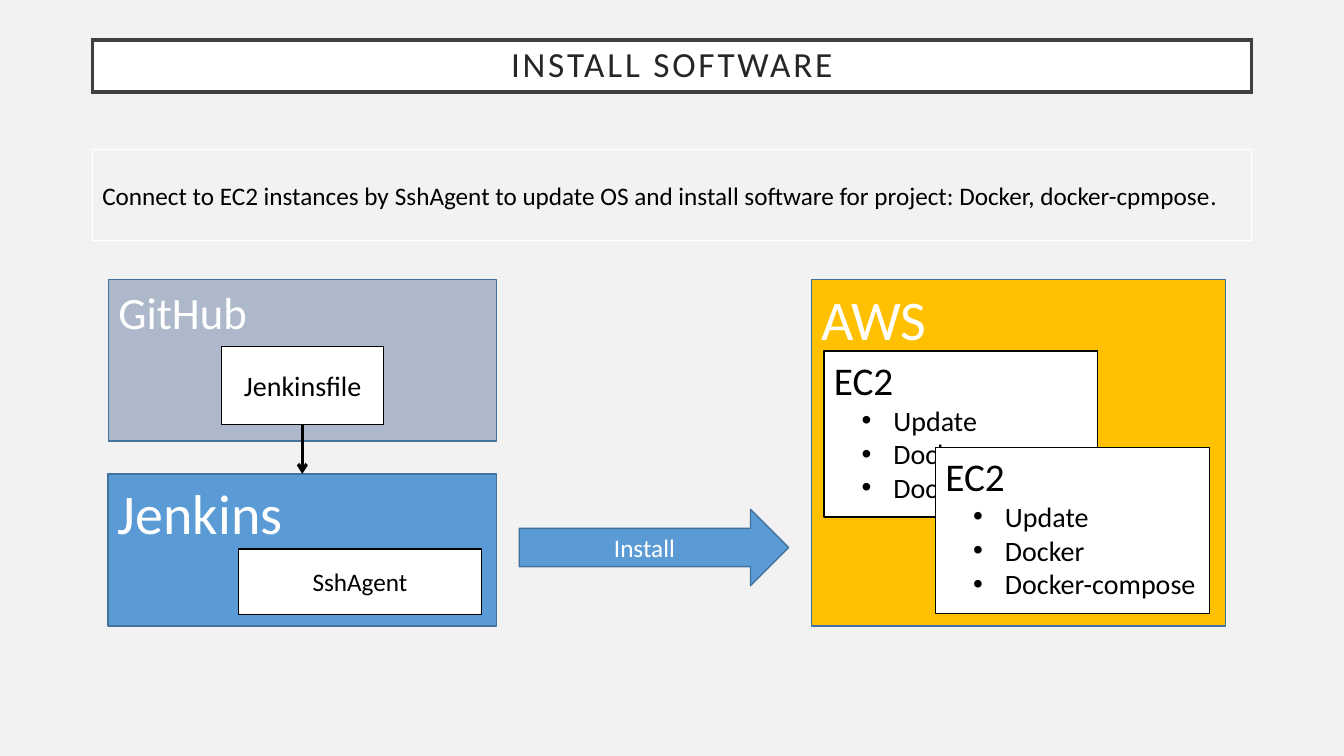
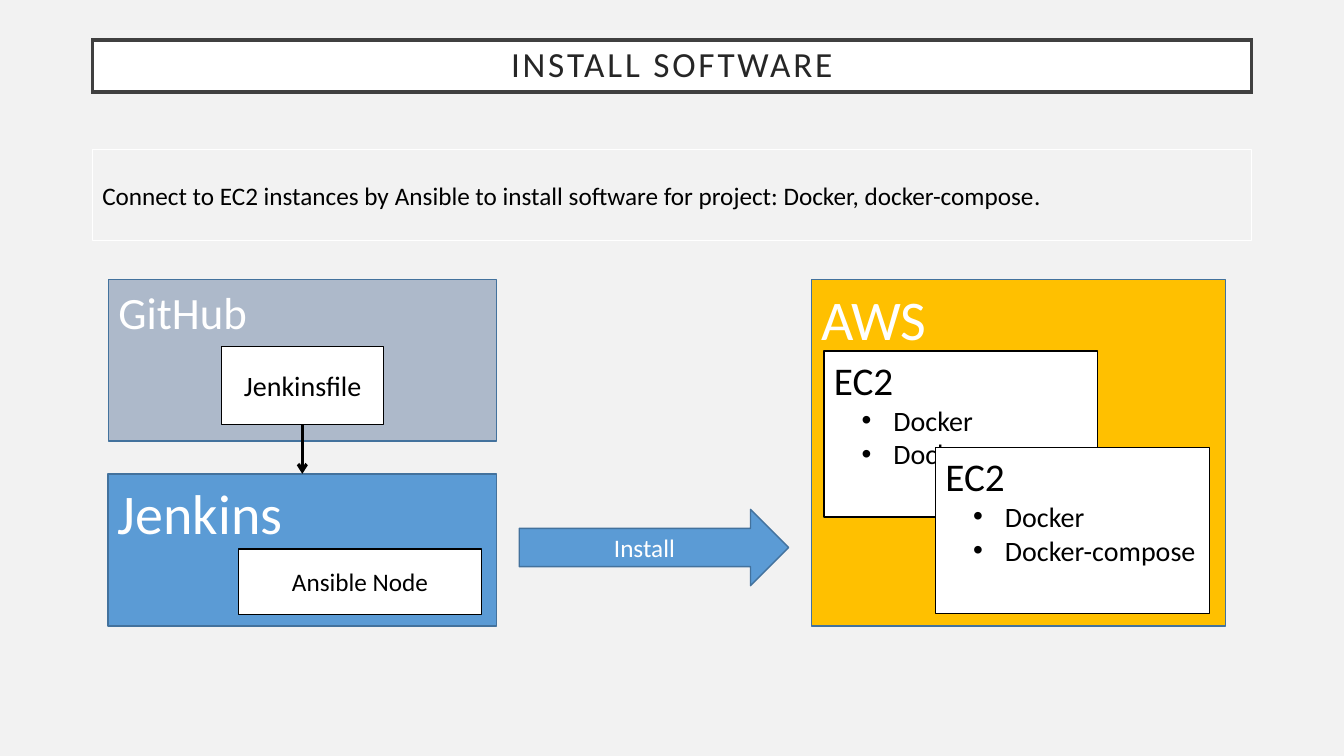
Before and after one commit to mobius77/epam, a slide deck: slide 4 of finalproject/presentation.pptx. Drawn at 1344x756 pixels with LibreOffice and Linux fonts; fonts in the diff are those of the drawing. Boxes give left, top, right and bottom in pixels: in the first picture for what was removed or moved away, otherwise in the second. Text is boxed around its words. In the diff, an @@ line names an element or a change of style, - is before the commit and + after.

Commit message:
add slides

```diff
--- a/finalproject/presentation.pptx
+++ b/finalproject/presentation.pptx
@@ text in rectangle at (102,187,1041,210): text changed @@
-Connect to EC2 instances by SshAgent to update OS and install software for project: Docker, docker-cpmpose.
+Connect to EC2 instances by Ansible to install software for project: Docker, docker-compose.
@@ text in rectangle at (893,411,977,436): paragraph removed @@
-  • Update
@@ text in rectangle at (1005,507,1089,532): paragraph removed @@
-  • Update
@@ text in rectangle at (292,573,428,592): text changed @@
-SshAgent
+Ansible Node
```
Also in this commit, not shown: 2 slides added, 2 slides removed.
